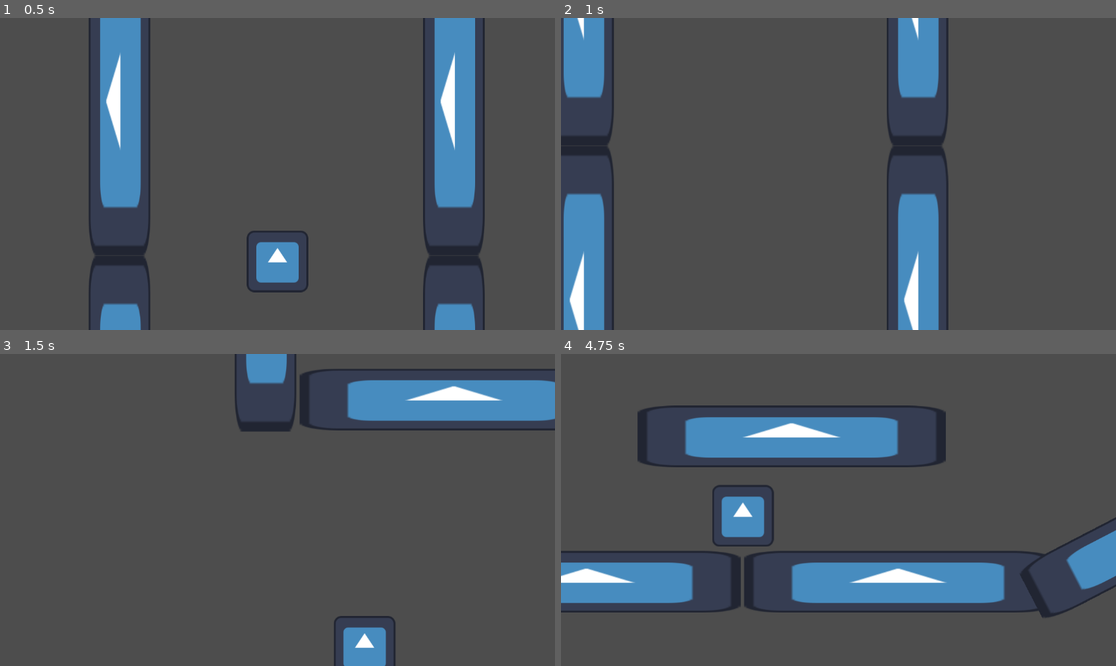
Above: before the commit, frames 1-4 (two rows, left to right).
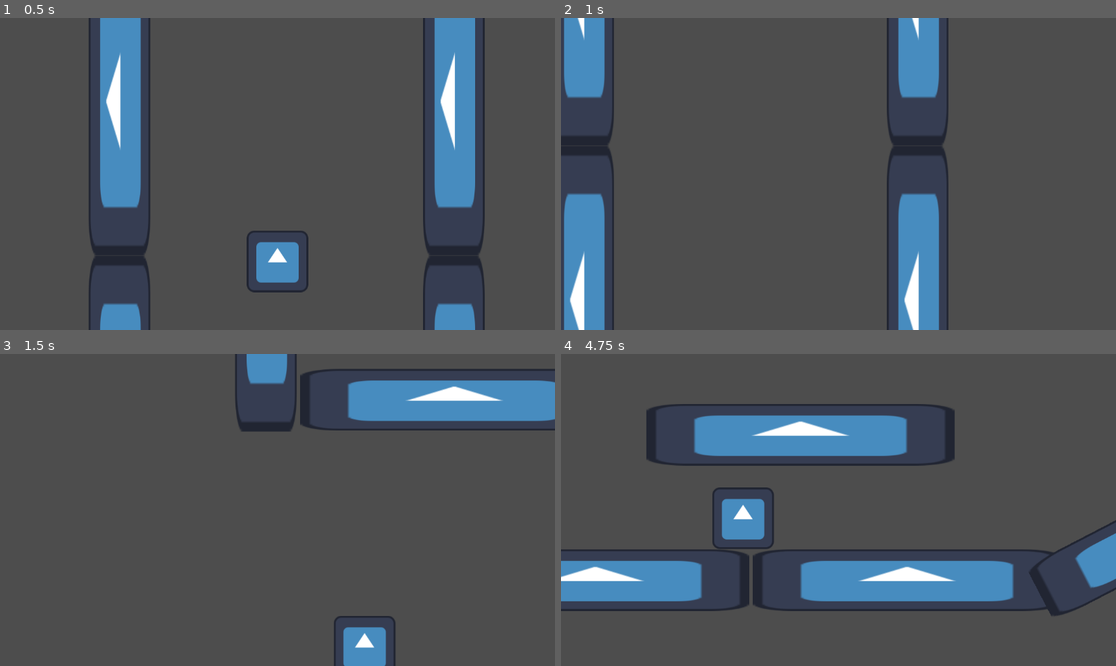
Above: after the commit, the same moments.

Repository: SPsEGS/GameJamLeMeilleurJeu
Game: Godot game, scene res://Scenes/Levels/TestScene.tscn
Same seed, same stepped clock (60 frames per second), same inputs: the game is played once before the commit and once after it. The engine's default icon, where the game draws it, is replaced by a stand-in: a white triangle on a blue panel in a dark square.
Inputs:
- Up to frame 1 (0.5 s): no input
- Up to frame 2 (1 s): hold Right (p1_mv_right) from 0.53 s (still down); tap Down (p1_crouch) at 0.6 s; tap Up (p1_jump) at 0.77 s
- Up to frame 3 (1.5 s): keep holding Right (p1_mv_right); tap Down (p1_crouch) at 1.35 s
- Up to frame 4 (4.75 s): tap Up (p1_jump) at 1.52, 3.02, 3.77, 4.52 s; release Right (p1_mv_right) at 2.03 s; hold Left (p1_mv_left) 2.03-2.78 s; tap Down (p1_crouch) every 0.75 s from 2.1 to 4.35 s; hold Right (p1_mv_right) 2.78-4.28 s; hold Left (p1_mv_left) from 4.28 s (still down)

Frame 1 is identical in both runs. In frame 2, 0.6% of the frame differs, in the area x 0-69%, y 0-100%; in frame 3, 0.3%; in frame 4, 9.1%, in the area x 0-100%, y 16-85%.

Commit message:
Add Lights

Diff:
--- a/Scenes/Environment/Floor.tscn
+++ b/Scenes/Environment/Floor.tscn
@@ -1,9 +1,12 @@
-[gd_scene load_steps=3 format=3 uid="uid://c3oommgjqix5"]
+[gd_scene load_steps=4 format=3 uid="uid://c3oommgjqix5"]
 
 [ext_resource type="Texture2D" uid="uid://dv76vp6l72tk8" path="res://icon.svg" id="1_ynuf0"]
 
 [sub_resource type="RectangleShape2D" id="RectangleShape2D_ykhct"]
 size = Vector2(128, 129)
+
+[sub_resource type="OccluderPolygon2D" id="OccluderPolygon2D_0wee1"]
+polygon = PackedVector2Array(-64, -64, 64, -64, 64, 64, -64, 64)
 
 [node name="Floor" type="StaticBody2D"]
 scale = Vector2(5, 1)
@@ -15,3 +18,6 @@
 [node name="CollisionShape2D" type="CollisionShape2D" parent="."]
 position = Vector2(1.90735e-06, 0)
 shape = SubResource("RectangleShape2D_ykhct")
+
+[node name="LightOccluder2D" type="LightOccluder2D" parent="."]
+occluder = SubResource("OccluderPolygon2D_0wee1")
--- a/Scenes/Levels/LightTestScene.tscn
+++ b/Scenes/Levels/LightTestScene.tscn
@@ -1,13 +1,19 @@
-[gd_scene load_steps=4 format=3 uid="uid://dmdq3j51y0v1b"]
+[gd_scene load_steps=5 format=3 uid="uid://dmdq3j51y0v1b"]
 
 [ext_resource type="PackedScene" uid="uid://dxww3htj70b5o" path="res://Scenes/Environment/Wall.tscn" id="1_1hnfn"]
-[ext_resource type="PackedScene" path="res://Scenes/Human.tscn" id="1_tq0vx"]
+[ext_resource type="PackedScene" uid="uid://ce1ye3n64qj02" path="res://Scenes/Human.tscn" id="1_tq0vx"]
+[ext_resource type="Texture2D" uid="uid://duc6r40584u8l" path="res://Assets/Textures/Lights/PointLight_neutral.webp" id="2_favqo"]
 [ext_resource type="PackedScene" uid="uid://c3oommgjqix5" path="res://Scenes/Environment/Floor.tscn" id="3_454ly"]
 
 [node name="LightTestScene" type="Node2D"]
 
 [node name="CharacterBody2D" parent="." instance=ExtResource("1_tq0vx")]
 position = Vector2(573, 329)
+
+[node name="PointLight2D" type="PointLight2D" parent="CharacterBody2D"]
+position = Vector2(3, 0)
+texture = ExtResource("2_favqo")
+texture_scale = 4.55
 
 [node name="Level" type="Node2D" parent="."]
 
@@ -24,7 +30,14 @@
 position = Vector2(1088, 1216)
 
 [node name="Floor4" parent="Level" instance=ExtResource("3_454ly")]
-position = Vector2(1216, 832)
+position = Vector2(832, 832)
 
 [node name="Floor3" parent="Level" instance=ExtResource("3_454ly")]
 position = Vector2(1728, 1216)
+
+[node name="Lights" type="Node2D" parent="."]
+position = Vector2(448, 1216)
+scale = Vector2(5, 1)
+
+[node name="CanvasModulate" type="CanvasModulate" parent="Lights"]
+color = Color(0.0745098, 0.0745098, 0.0745098, 1)
--- a/Scenes/Player.tscn
+++ b/Scenes/Player.tscn
@@ -4,7 +4,7 @@
 [ext_resource type="Texture2D" uid="uid://dv76vp6l72tk8" path="res://icon.svg" id="2_14w52"]
 
 [sub_resource type="RectangleShape2D" id="RectangleShape2D_m10ex"]
-size = Vector2(126, 126)
+size = Vector2(128, 128)
 
 [node name="CharacterBody2D" type="CharacterBody2D"]
 script = ExtResource("1_7fyqf")
